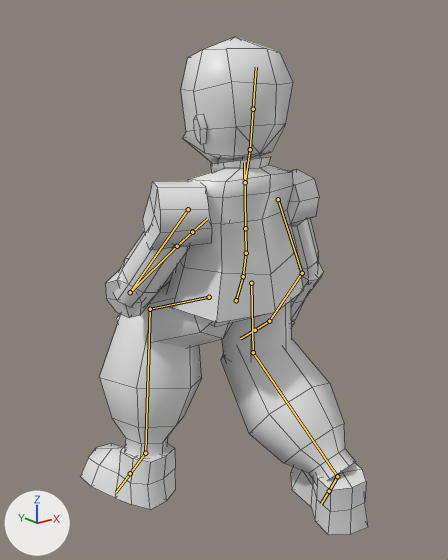
The FBX model Assets/Models/MainChar.fbx as it was, and as the next commit left it.
Camera for both pictures: a 50 mm lens placed at (-1.042, -1.259, 1.187), pointed at (-0.008, 0.033, 0.67). Arrows for +X, +Y and +Z are at lower left; the lights stay in place. Both versions are drawn at frame 21 of the action 'Char|Idle'; the numbers are the values there. The bones that bend it are drawn over the model as lines. Mesh edges are drawn as thin lines.

Names of what the first picture shows: 'GokuranChar'.
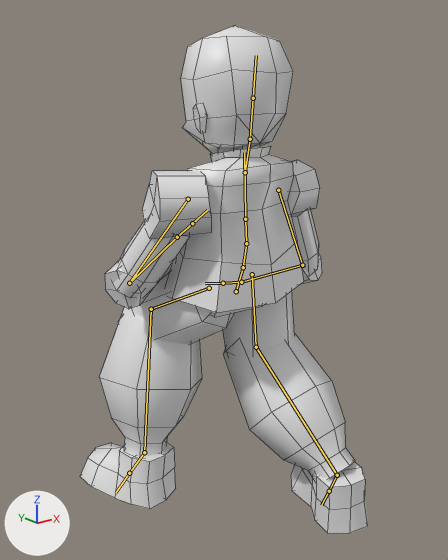
Where the change shows, as pixel boxes (x1, y1, x2, y2) in the pictures (448 x 560 px):
'GokuranChar', posed
    before: (80, 37, 368, 535)
    after: (80, 26, 368, 533)
bone 'spine', root to tip
    before: (236, 300) to (244, 273)
    after: (236, 291) to (244, 264)
bone 'forearm.R', root to tip
    before: (302, 273) to (269, 321)
    after: (302, 265) to (241, 282)
bone 'thigh.R', root to tip
    before: (251, 283) to (253, 352)
    after: (252, 274) to (256, 347)
bone 'shin.R', root to tip
    before: (253, 352) to (337, 476)
    after: (256, 347) to (337, 475)
bone 'foot.R', root to tip
    before: (337, 476) to (329, 491)
    after: (337, 475) to (329, 491)
bone 'thigh.L', root to tip
    before: (209, 297) to (150, 309)
    after: (209, 288) to (151, 309)
bone 'shin.L', root to tip
    before: (150, 309) to (145, 453)
    after: (151, 309) to (144, 452)

What the commit changed:
Bone 'spine' (bone_spine) moves from (0.0, -0.153, 0.052) to (0.0, -0.129, 0.044).
Bone 'forearm.R' (bone_forearm_r) turns from (-35, 12, -15) to (-68, 6, -18) degrees about its own x, y and z.
Bone 'thigh.R' (bone_thigh_r) turns from (3, 1, 0) to (0, 1, 0) degrees about its own x, y and z.
Bone 'shin.R' (bone_shin_r) turns from (-52, 5, 6) to (-46, 4, 5) degrees about its own x, y and z.
Bone 'foot.R' (bone_foot_r) turns from (45, 26, -6) to (39, 27, -7) degrees about its own x, y and z.
Bone 'thigh.L' (bone_thigh_l) turns from (64, -4, -12) to (58, -5, -12) degrees about its own x, y and z.
Bone 'shin.L' (bone_shin_l) turns from (-64, 9, 17) to (-57, 8, 16) degrees about its own x, y and z.
